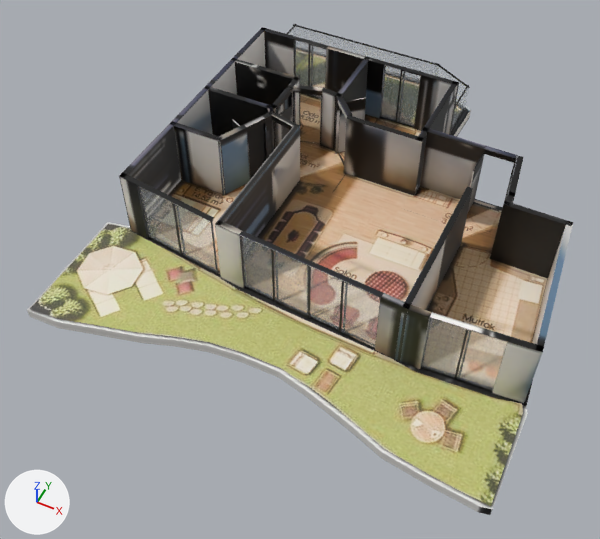
A saved change to the glTF model _bake/glb/gol-9/model.glb.
Rendered twice from a camera (50 mm lens) standing at (6.5, -19.19, 18.6) and looking at (-1.19, -3.82, -0.62). The axes (+X, +Y, +Z) are drawn at lower left. The lights are the same throughout. The older version comes first. Where no turn or scale is listed for an object, it has been applied to the vertices. Vertices at exactly the same position are counted once.

The older version as bpy lines, for what is in view:
```python
mat_baked = bpy.data.materials.new('baked')
mat_baked.use_nodes = True; mat_baked.node_tree.nodes.clear()
_N = mat_baked.node_tree.nodes; _L = mat_baked.node_tree.links
n0 = _N.new('ShaderNodeBsdfPrincipled'); n0.name = 'Principled BSDF'
n1 = _N.new('ShaderNodeOutputMaterial'); n1.name = 'Material Output'
n2 = _N.new('ShaderNodeTexImage'); n2.name = 'Image Texture'
n2.image = img_model_glb
n3 = _N.new('ShaderNodeMapping'); n3.name = 'Mapping'
n3.inputs[1].default_value = (0.00117, -14.97, 0.0)  # 'Location'
n3.inputs[3].default_value = (15.96, 15.97, 1.0)  # 'Scale'
n4 = _N.new('ShaderNodeUVMap'); n4.name = 'UV Map'
n4.uv_map = 'UVMap'
_L.new(n0.outputs[0], n1.inputs[0])  # 'BSDF' to 'Surface'
_L.new(n2.outputs[0], n0.inputs[0])  # 'Color' to 'Base Color'
_L.new(n3.outputs[0], n2.inputs[0])  # 'Vector' to 'Vector'
_L.new(n4.outputs[0], n3.inputs[0])  # 'UV' to 'Vector'
me_mesh_0 = bpy.data.meshes.new('Mesh_0')
me_mesh_0.from_pydata(...)  # 3244 vertices, 5940 faces; spans x 0.0..13.9, y -15.5..0.0, z 0.0..2.6
me_mesh_0.materials.append(mat_baked)
me_mesh_6 = bpy.data.meshes.new('Mesh_6')
me_mesh_6.from_pydata(...)  # a box spanning x 5.63..6.97, y -2.81..-2.79, z 0.36..2.61
me_mesh_6.materials.append(mat_glass_rt)  # white #edf3f9
me_mesh_9 = bpy.data.meshes.new('Mesh_9')
me_mesh_9.from_pydata(...)  # 8 vertices, 12 faces; spans x 1.56..4.23, y -11.88..-11.52, z 0.36..2.61
me_mesh_9.materials.append(mat_glass_rt)  # white #edf3f9
ob_mesh_0 = bpy.data.objects.new('Mesh_0', me_mesh_0)
ob_mesh_0.location = (-7.28, 6.33, -0.36)
ob_mesh_6 = bpy.data.objects.new('Mesh_6', me_mesh_6)
ob_mesh_6.location = (-7.28, 6.33, -0.36)
ob_mesh_9 = bpy.data.objects.new('Mesh_9', me_mesh_9)
ob_mesh_9.location = (-7.28, 6.33, -0.36)
# also in view: 'Mesh_5' at (-4.43, 3.52, 1.13); 'Mesh_1' at (-3.42, 6.02, 0.5); 'Mesh_8' at (4.58, -5.95, 1.13); 'Mesh_7' at (0.07, -5.81, 1.13)
```
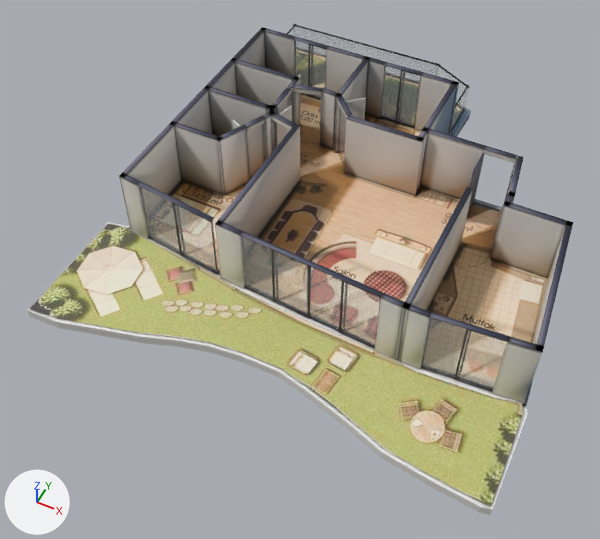
What differs and where, as boxes (x1, y1, x2, y2) in the pictures (600 x 539 px):
'Mesh_0', surface changed (black to grey): (28, 28, 573, 515) in both
part 1 of me_mesh_0, reshaped: before (130, 62, 548, 404); after (208, 90, 411, 209)
part 2 of me_mesh_0, surface changed: (120, 28, 573, 407) in both

The change, as a diff of the scene's bpy script:
```diff
--- a/_bake/glb/gol-9/model.glb.py
+++ b/_bake/glb/gol-9/model.glb.py
@@ mat_baked @@
 n3 = _N.new('ShaderNodeMapping'); n3.name = 'Mapping'
 n3.inputs[1].default_value = (0.00117, -14.97, 0.0)  # 'Location'
-n3.inputs[3].default_value = (15.96, 15.97, 1.0)  # 'Scale'
+n3.inputs[3].default_value = (15.92, 15.97, 1.0)  # 'Scale'
 n4 = _N.new('ShaderNodeUVMap'); n4.name = 'UV Map'
@@ me_mesh_0 @@
 # used by ob_mesh_0; location = (-7.28, 6.33, -0.36)
-me_mesh_0.from_pydata(...)  # 3244 vertices, 5940 faces; spans x 0.0..13.9, y -15.5..0.0, z 0.0..2.6
+me_mesh_0.from_pydata(...)  # 2468 vertices, 4388 faces; spans x 0.0..13.9, y -15.5..0.0, z 0.0..2.6
+# me_mesh_0 part 1: 16 vertices moved within x 3.2..11.5, y -7.7..-5.0, z 0.0..0.4; 776 vertices removed from x 0.8..11.5, y -12.5..-2.6, z 0.0..0.4
+# me_mesh_0 part 2: 2675 kept faces spanning x 0.1..13.8, y -15.5..0.0, z 0.0..2.6 get new texture (UV) coordinates
 me_mesh_0.materials.append(mat_baked)
```
